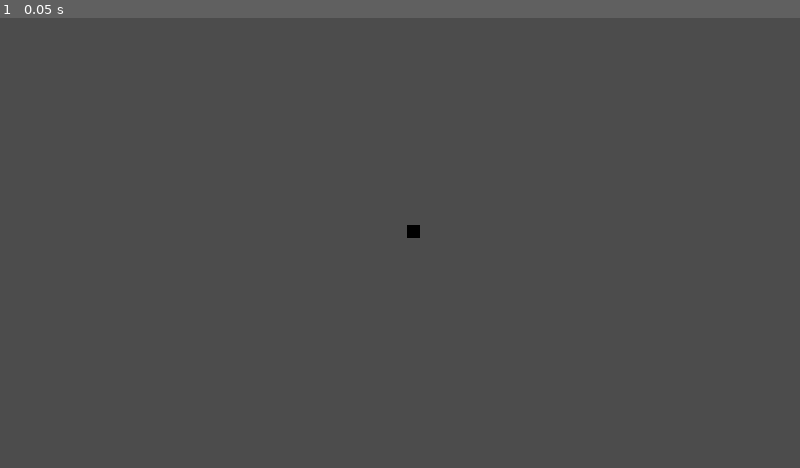
Above: before the commit, frame 1.
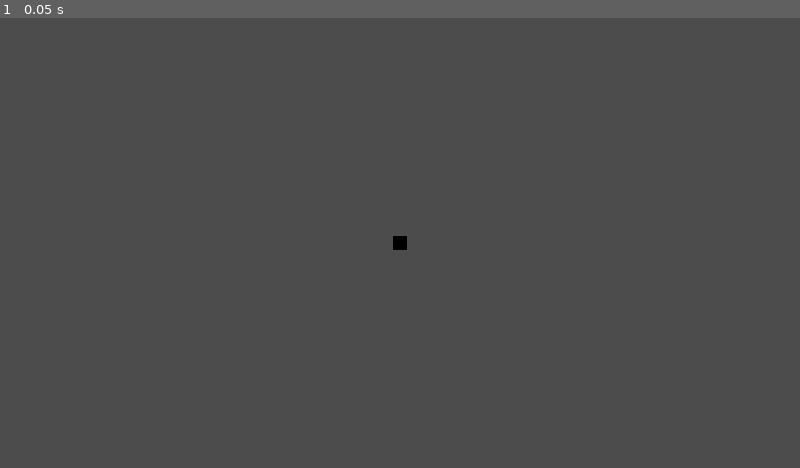
Above: after the commit, the same moment.

Repository: ArvidLucas/gameproject_done
Game: Godot game, scene res://Menu/Menu.tscn
The game is run twice, just before and just after one commit, with the same random seed, the same clock (stepped at 60 frames per second) and the same inputs.
Inputs:
- Up to frame 1 (0.05 s): no input

The runs differ from the first frame. In frame 1, 0.1% of the frame differs, in the area x 49-53%, y 46-52%.

Commit message:
Made an avatar
Made a character that can move

Diff:
--- a/game/Objects/Player.tscn
+++ b/game/Objects/Player.tscn
@@ -1,14 +1,21 @@
-[gd_scene load_steps=3 format=2]
+[gd_scene load_steps=4 format=2]
 
-[ext_resource path="res://Images/blank.png" type="Texture" id=1]
+[ext_resource path="res://Scripts/Player.gd" type="Script" id=1]
+[ext_resource path="res://Images/blank.png" type="Texture" id=2]
 
 [sub_resource type="CircleShape2D" id=1]
 radius = 16.0
 
 [node name="Player" type="KinematicBody2D"]
+script = ExtResource( 1 )
+drag = 2
 
 [node name="Sprite" type="Sprite" parent="."]
-texture = ExtResource( 1 )
+texture = ExtResource( 2 )
 
 [node name="CollisionShape2D" type="CollisionShape2D" parent="."]
 shape = SubResource( 1 )
+
+[node name="Camera2D" type="Camera2D" parent="."]
+current = true
+editor_draw_drag_margin = true
--- a/game/Rooms/Game.tscn
+++ b/game/Rooms/Game.tscn
@@ -6,3 +6,4 @@
 
 [node name="Player" parent="." instance=ExtResource( 1 )]
 position = Vector2( 992, 512 )
+speed = 25000
--- /dev/null
+++ b/game/Scripts/Player.gd
@@ -0,0 +1,31 @@
+extends KinematicBody2D
+
+export (int) var speed
+export (int) var drag
+var input = Vector2()
+var velocity = Vector2()
+
+func _ready():
+	pass
+
+#warning-ignore:unused_argument
+func _process(delta):
+	if Input.is_action_pressed("player_right") and not Input.is_action_pressed("player_left"):
+		input.x = speed
+	elif Input.is_action_pressed("player_left") and not Input.is_action_pressed("player_right"):
+		input.x = -speed
+	else:
+		input.x = 0
+	if Input.is_action_pressed("player_up") and not Input.is_action_pressed("player_down"):
+		input.y = -speed
+	elif Input.is_action_pressed("player_down") and not Input.is_action_pressed("player_up"):
+		input.y = speed
+	else:
+		input.y = 0
+	if Input.is_action_just_pressed("escape"):
+		get_tree().quit()
+
+func _physics_process(delta):
+	velocity += input
+	velocity /= drag
+	move_and_slide(velocity * delta)
--- a/game/project.godot
+++ b/game/project.godot
@@ -27,6 +27,34 @@
 window/stretch/mode="2d"
 window/stretch/aspect="keep"
 
+[input]
+
+player_right={
+"deadzone": 0.5,
+"events": [ Object(InputEventKey,"resource_local_to_scene":false,"resource_name":"","device":0,"alt":false,"shift":false,"control":false,"meta":false,"command":false,"pressed":false,"scancode":68,"unicode":0,"echo":false,"script":null)
+ ]
+}
+player_left={
+"deadzone": 0.5,
+"events": [ Object(InputEventKey,"resource_local_to_scene":false,"resource_name":"","device":0,"alt":false,"shift":false,"control":false,"meta":false,"command":false,"pressed":false,"scancode":65,"unicode":0,"echo":false,"script":null)
+ ]
+}
+player_up={
+"deadzone": 0.5,
+"events": [ Object(InputEventKey,"resource_local_to_scene":false,"resource_name":"","device":0,"alt":false,"shift":false,"control":false,"meta":false,"command":false,"pressed":false,"scancode":87,"unicode":0,"echo":false,"script":null)
+ ]
+}
+player_down={
+"deadzone": 0.5,
+"events": [ Object(InputEventKey,"resource_local_to_scene":false,"resource_name":"","device":0,"alt":false,"shift":false,"control":false,"meta":false,"command":false,"pressed":false,"scancode":83,"unicode":0,"echo":false,"script":null)
+ ]
+}
+escape={
+"deadzone": 0.5,
+"events": [ Object(InputEventKey,"resource_local_to_scene":false,"resource_name":"","device":0,"alt":false,"shift":false,"control":false,"meta":false,"command":false,"pressed":false,"scancode":16777217,"unicode":0,"echo":false,"script":null)
+ ]
+}
+
 [rendering]
 
 environment/default_environment="res://default_env.tres"
